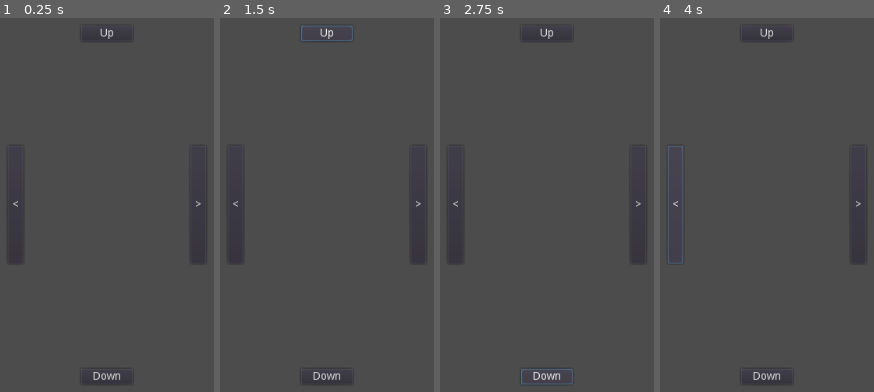
Above: before the commit, frames 1-4 (left to right).
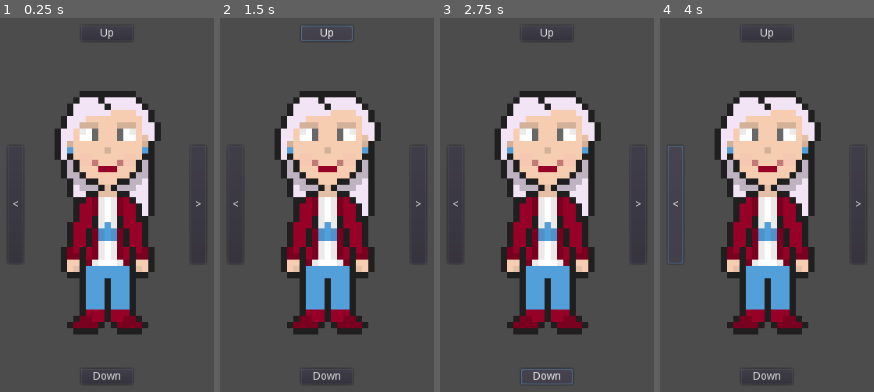
Above: after the commit, the same moments.

Repository: PKGaspi/godot-LayeredSprite
Game: Godot game, scene res://Game.tscn
The game is run twice, just before and just after one commit, with the same random seed, the same clock (stepped at 60 frames per second) and the same inputs.
Inputs:
- Up to frame 1 (0.25 s): no input
- Up to frame 2 (1.5 s): click "<" at 0.5 s; click "Up" at 1.25 s
- Up to frame 3 (2.75 s): click "Down" at 2 s
- Up to frame 4 (4 s): click ">" at 2.75 s; click "<" at 3.5 s

The runs differ from the first frame. In frame 1, 24% of the frame differs, in the area x 25-76%, y 19-85%; in frame 2, 24%; in frame 3, 24%; in frame 4, 24%.

Commit message:
Add Keia assets and sprites to LayeredSprite

Diff:
--- a/Game.gd
+++ b/Game.gd
@@ -1,4 +1,10 @@
 extends Node
+
+
+func _ready() -> void:
+	var layers = $LayeredSprite.get_layers()
+	for layer in layers:
+		printt(layer, layers[layer])
 
 
 func _input(event: InputEvent) -> void:
--- a/Game.tscn
+++ b/Game.tscn
@@ -1,13 +1,51 @@
-[gd_scene load_steps=3 format=2]
+[gd_scene load_steps=12 format=2]
 
 [ext_resource path="res://Game.gd" type="Script" id=1]
 [ext_resource path="res://LayeredSprite.gd" type="Script" id=2]
+[ext_resource path="res://assets/sprites/characters/keia/hair_back/iddle/iddle_d.png" type="Texture" id=3]
+[ext_resource path="res://assets/sprites/characters/keia/trousers/iddle/trousers_keia00_iddle_d.png" type="Texture" id=4]
+[ext_resource path="res://assets/sprites/characters/keia/shoes/iddle/shoes_keia00_iddle_d.png" type="Texture" id=5]
+[ext_resource path="res://assets/sprites/characters/keia/hair_front/iddle/hairfront_keia00_iddle_d.png" type="Texture" id=6]
+[ext_resource path="res://assets/sprites/characters/keia/makeup/iddle/makeup_keia00_iddle_d.png" type="Texture" id=7]
+[ext_resource path="res://assets/sprites/characters/keia/face/iddle/face_keia00_iddle_d.png" type="Texture" id=8]
+[ext_resource path="res://assets/sprites/characters/keia/body/iddle/iddle_d.png" type="Texture" id=9]
+[ext_resource path="res://assets/sprites/characters/keia/jacket/iddle/jacket_keia00_iddle_d.png" type="Texture" id=10]
+[ext_resource path="res://assets/sprites/characters/keia/t-shirt/iddle/tshirt_keia00_iddle_d.png" type="Texture" id=11]
 
 [node name="Game" type="Node"]
 script = ExtResource( 1 )
 
 [node name="LayeredSprite" type="Node2D" parent="."]
+position = Vector2( 202.271, 313.898 )
+scale = Vector2( 8, 8 )
 script = ExtResource( 2 )
+
+[node name="HairBack" type="Sprite" parent="LayeredSprite"]
+texture = ExtResource( 3 )
+
+[node name="Body" type="Sprite" parent="LayeredSprite"]
+texture = ExtResource( 9 )
+
+[node name="Face" type="Sprite" parent="LayeredSprite"]
+texture = ExtResource( 8 )
+
+[node name="Makeup" type="Sprite" parent="LayeredSprite"]
+texture = ExtResource( 7 )
+
+[node name="T-Shirt" type="Sprite" parent="LayeredSprite"]
+texture = ExtResource( 11 )
+
+[node name="Jacket" type="Sprite" parent="LayeredSprite"]
+texture = ExtResource( 10 )
+
+[node name="Trousers" type="Sprite" parent="LayeredSprite"]
+texture = ExtResource( 4 )
+
+[node name="Shoes" type="Sprite" parent="LayeredSprite"]
+texture = ExtResource( 5 )
+
+[node name="HairFront" type="Sprite" parent="LayeredSprite"]
+texture = ExtResource( 6 )
 
 [node name="Closet" type="MarginContainer" parent="."]
 anchor_right = 1.0
--- a/project.godot
+++ b/project.godot
@@ -24,6 +24,29 @@
 run/main_scene="res://Game.tscn"
 config/icon="res://icon.png"
 
+[importer_defaults]
+
+texture={
+"compress/bptc_ldr": 0,
+"compress/hdr_mode": 0,
+"compress/lossy_quality": 0.7,
+"compress/mode": 0,
+"compress/normal_map": 0,
+"detect_3d": true,
+"flags/anisotropic": false,
+"flags/filter": false,
+"flags/mipmaps": false,
+"flags/repeat": 0,
+"flags/srgb": 2,
+"process/HDR_as_SRGB": false,
+"process/fix_alpha_border": true,
+"process/invert_color": false,
+"process/premult_alpha": false,
+"size_limit": 0,
+"stream": false,
+"svg/scale": 1.0
+}
+
 [input]
 
 exit_game={
Binary file added: assets/sprites/characters/keia/body/iddle/iddle_d.png
Not shown, added: assets/sprites/characters/keia/body/iddle/iddle_d.png.import
Binary file added: assets/sprites/characters/keia/face/iddle/face_keia00_iddle_d.png
Not shown, added: assets/sprites/characters/keia/face/iddle/face_keia00_iddle_d.png.import
Binary file added: assets/sprites/characters/keia/hair_back/iddle/iddle_d.png
Not shown, added: assets/sprites/characters/keia/hair_back/iddle/iddle_d.png.import
Binary file added: assets/sprites/characters/keia/hair_front/iddle/hairfront_keia00_iddle_d.png
Not shown, added: assets/sprites/characters/keia/hair_front/iddle/hairfront_keia00_iddle_d.png.import
Binary file added: assets/sprites/characters/keia/jacket/iddle/jacket_keia00_iddle_d.png
Not shown, added: assets/sprites/characters/keia/jacket/iddle/jacket_keia00_iddle_d.png.import
Binary file added: assets/sprites/characters/keia/makeup/iddle/makeup_keia00_iddle_d.png
Not shown, added: assets/sprites/characters/keia/makeup/iddle/makeup_keia00_iddle_d.png.import
(and 6 more such lines)
